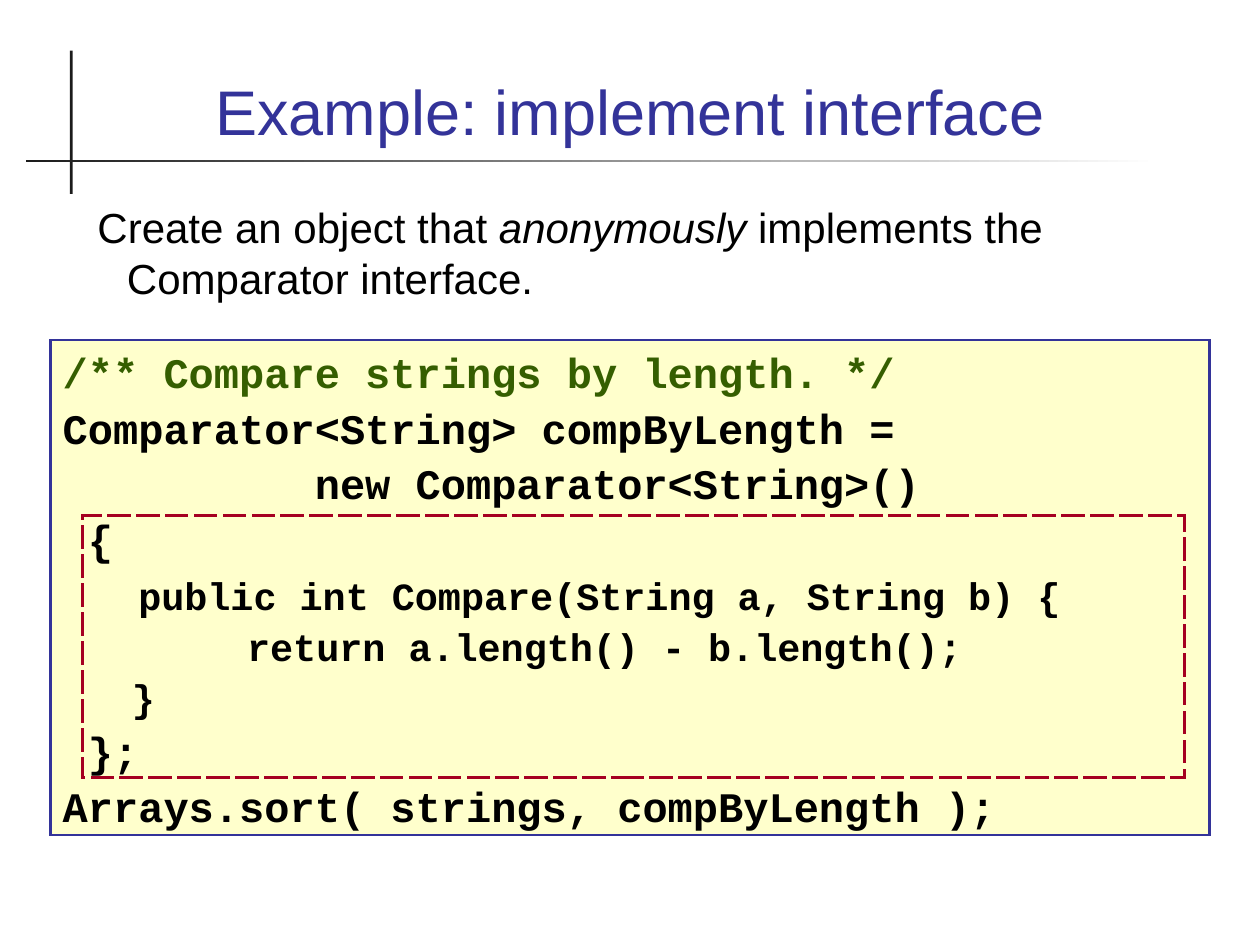
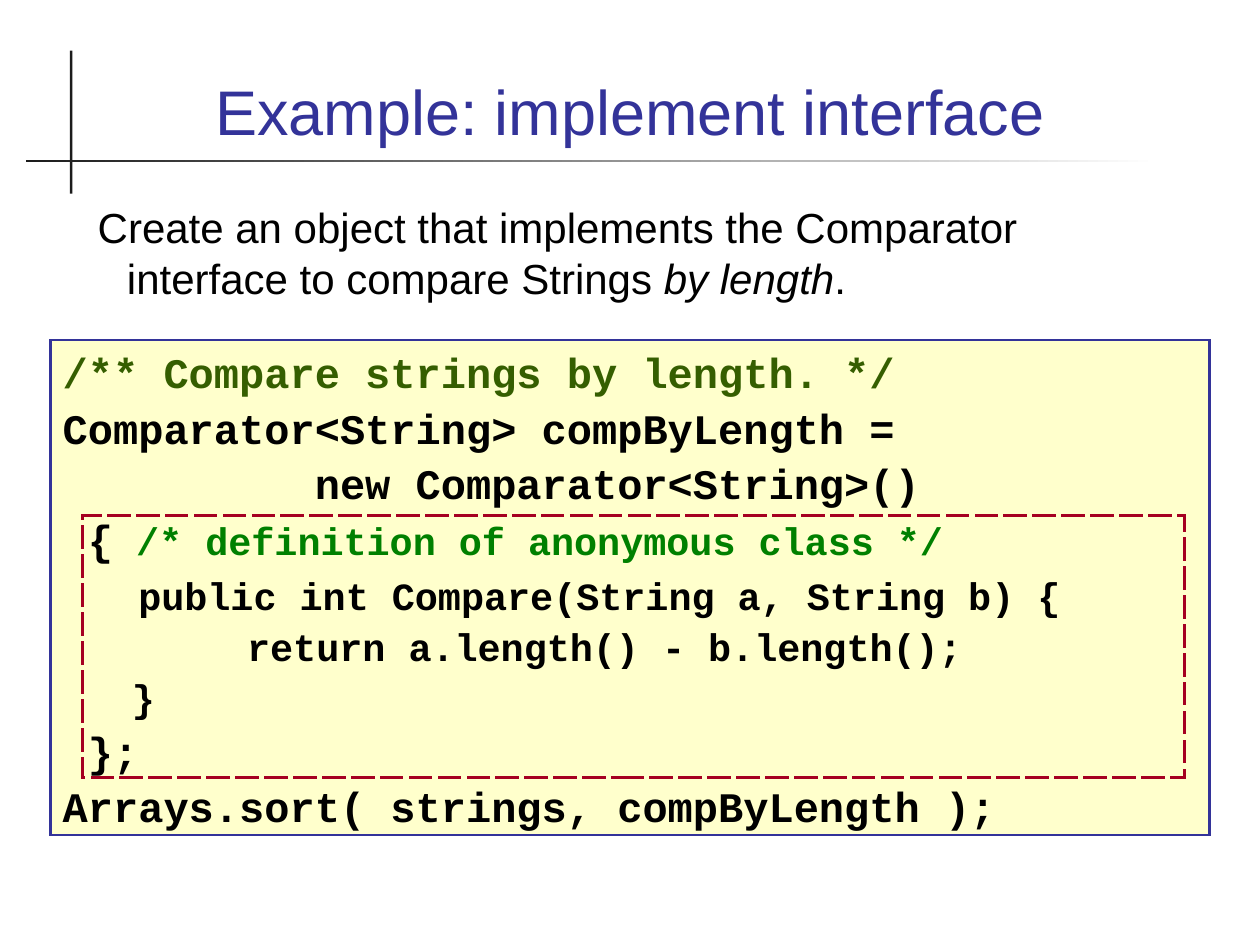
Before and after one commit to skeoop/skeoop.github.io, a slide deck: slide 5 of week7/Anonymous-Class.ppt. Drawn at 1260x945 pixels with LibreOffice and Linux fonts; fonts in the diff are those of the drawing. Boxes give left, top, right and bottom in pixels: in the first picture for what was removed or moved away, otherwise in the second. Text is boxed around its words. In the diff, an @@ line names an element or a change of style, - is before the commit and + after.

Commit message:
improve anonymous class explanation

```diff
--- a/week7/Anonymous-Class.ppt
+++ b/week7/Anonymous-Class.ppt
@@ text at bbox=[98, 212, 1017, 302]: text changed @@
-Create an object that anonymously implements the Comparator interface.
+Create an object that implements the Comparator interface to compare Strings by length.
@@ text in rectangle at bbox=[205, 528, 874, 563]: text changed; size 24 to 22 pt; text colour #000000 to #008000 @@
-{
+{ /* definition of anonymous class */
```
Also in this commit, not shown: 6 other slides changed, 1 other file.
